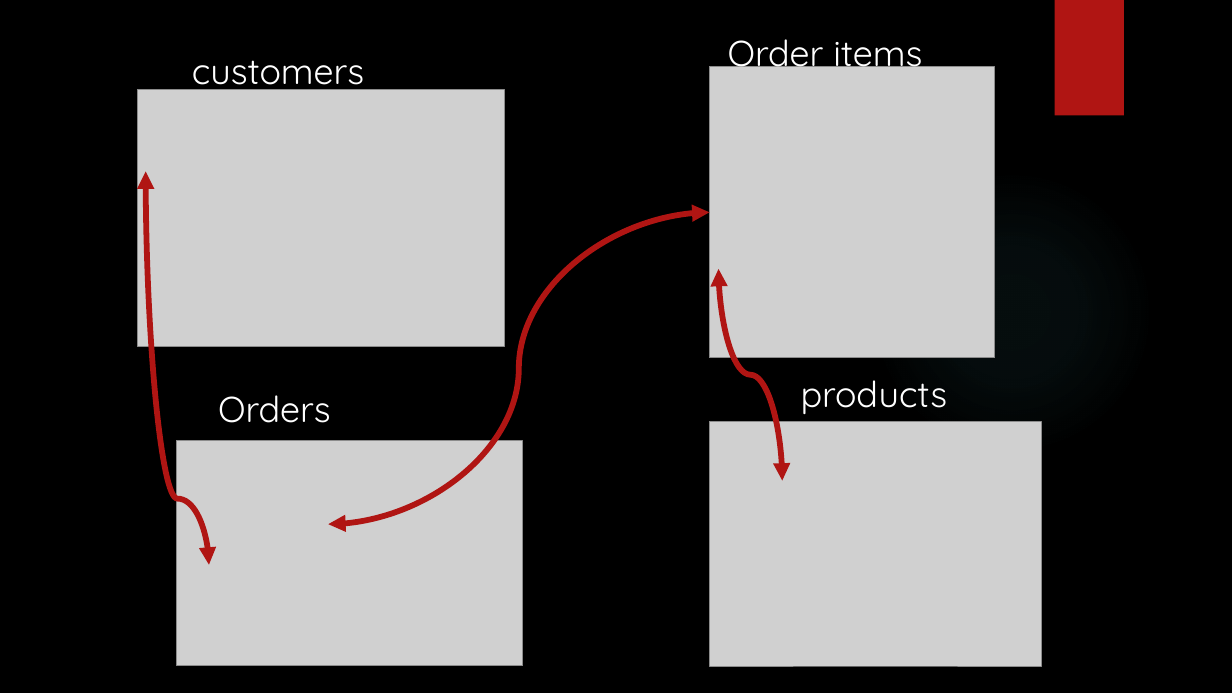
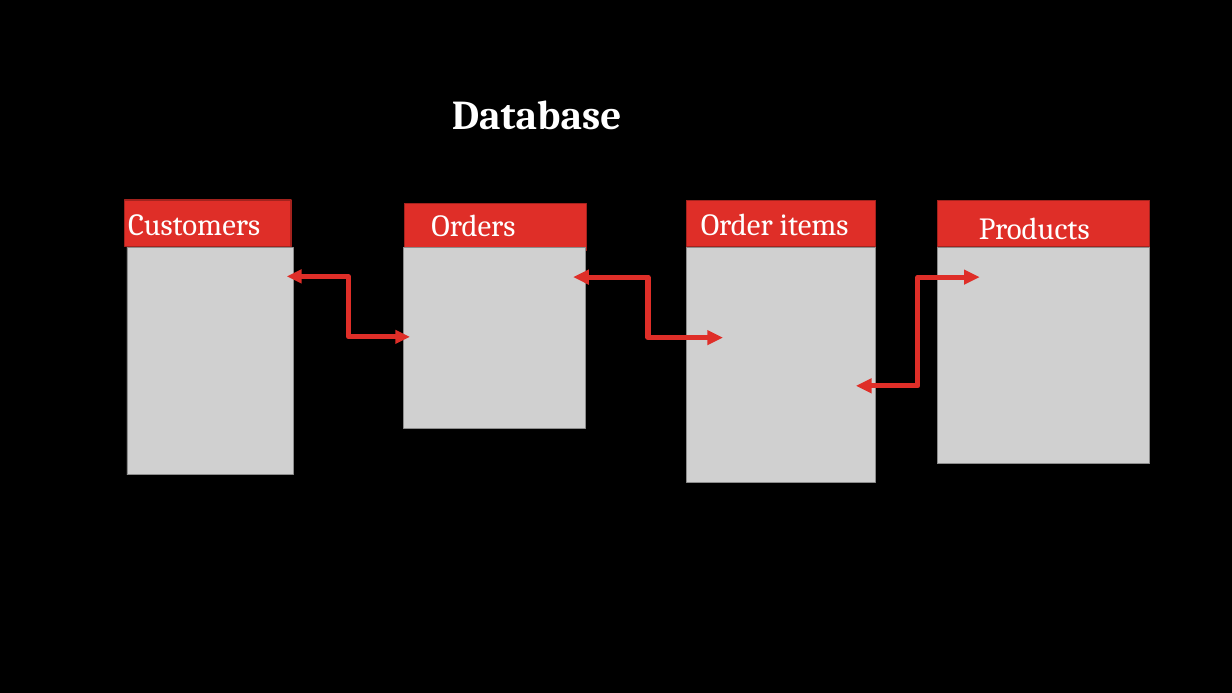
Before and after one commit to LukeHerbst/autocheckout_yolo, a slide deck: slide 12 of AI Automated checkout [Autosaved].pptx (slide 13 before the commit). Drawn at 1232x693 pixels with LibreOffice and Linux fonts; fonts in the diff are those of the drawing; grey boxes stand for pictures; background and template pictures are left out. Boxes give left, top, right and bottom in pixels: in the first picture for what was removed or moved away, otherwise in the second. Text is boxed around its words. In the diff, an @@ line names an element or a change of style, - is before the commit and + after.

```diff
--- a/AI Automated checkout [Autosaved].pptx
+++ b/AI Automated checkout [Autosaved].pptx
@@ rectangle removed at [1055, 0, 1124, 116] @@
@@ text added at [452, 100, 622, 130], 32 pt, text #FFFFFF, bold @@
+Database
@@ curved double arrow removed from (146, 172) to (209, 565) @@
@@ ellipse removed at [870, 169, 1154, 454] @@
@@ rectangle added at [125, 200, 291, 246], fill #DF2E28, outline #A5221E 1 pt @@
@@ rectangle added at [405, 204, 587, 250], fill #DF2E28, outline #A5221E 1 pt @@
@@ text "Orders" at [431, 214, 515, 237]: size 28 to 24 pt, font Quicksand to Cambria @@
@@ text "Orders": place and size @@
-text "Orders" at [218, 395, 331, 423]
+text "Orders" at [431, 214, 515, 237]
@@ rectangle added at [687, 201, 875, 247], fill #DF2E28, outline #A5221E 1 pt @@
@@ text "Order items": place and size @@
-text "Order items" at [728, 39, 922, 76]
+text "Order items" at [701, 213, 849, 236]
@@ text "Order items" at [701, 213, 849, 236]: size 28 to 24 pt, font Quicksand to Cambria @@
@@ rectangle added at [938, 201, 1151, 247], fill #DF2E28, outline #A5221E 1 pt @@
@@ text at [128, 214, 260, 236]: text changed; size 28 to 24 pt; font Quicksand to Cambria @@
-customers
+Customers
@@ curved double arrow removed from (328, 524) to (710, 213) @@
@@ text at [979, 217, 1090, 240]: text changed; size 28 to 24 pt; font Quicksand to Cambria @@
-products
+Products
@@ picture: place and size @@
-picture at [138, 90, 505, 347]
+picture at [127, 247, 293, 475]
@@ picture: place and size @@
-picture at [177, 441, 522, 666]
+picture at [404, 247, 586, 428]
@@ picture: place and size @@
-picture at [710, 67, 995, 358]
+picture at [687, 247, 875, 482]
@@ curved double arrow removed from (719, 269) to (783, 481) @@
@@ picture: place and size @@
-picture at [710, 422, 1042, 666]
+picture at [937, 247, 1150, 464]
@@ elbow double arrow added from (287, 276) to (409, 337), #DF2E28 3.75 pt @@
@@ elbow double arrow added from (574, 277) to (723, 337), #DF2E28 4 pt @@
@@ elbow double arrow added from (857, 386) to (980, 277), #DF2E28 4 pt @@
```
Also in this commit, not shown: 11 other slides changed, 7 slides added, 4 slides removed, 5 other files.
